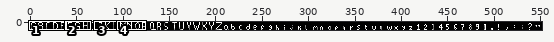
Edited in one commit: pixel-art file (aseprite/gbjam9.fnt.aseprite). The picture above shows the old version from afar; the outline marks the close-up.
Close-up. As it was:
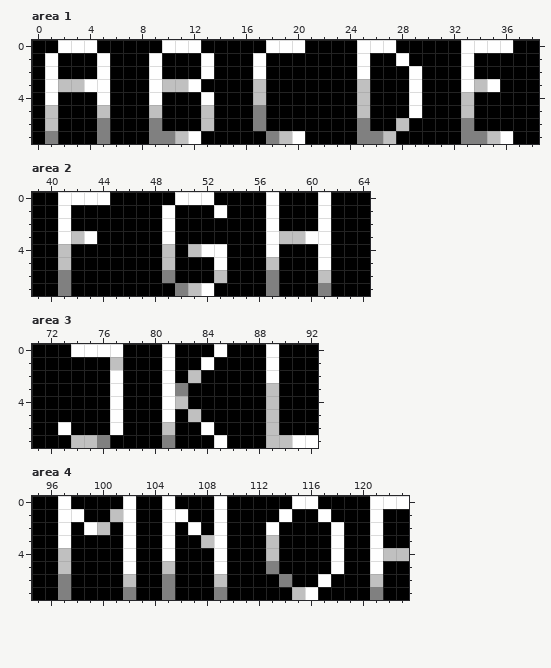
552x8 pixels, 1 frame. Shown: area 1: x 0..38, y 0..7; area 2: x 39..64, y 0..7; area 3: x 71..92, y 0..7; area 4: x 95..123, y 0..7. The commit also changed other parts of the picture, which this record leaves out.
Now the later version:
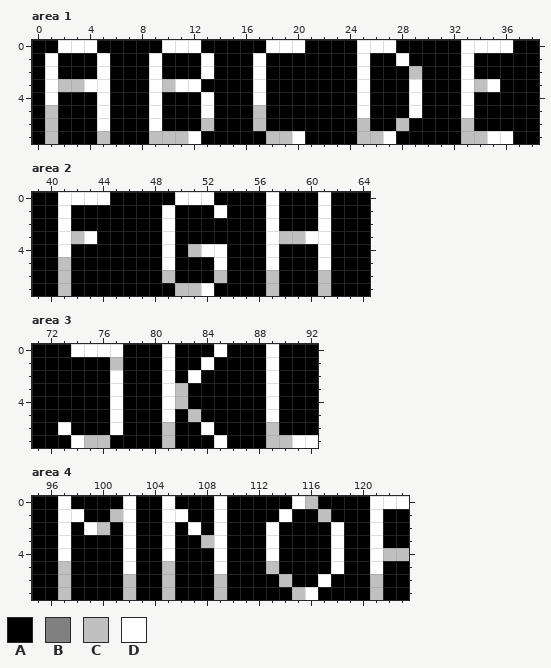
Palette (. is transparent): A #000000  B #808080  C #c0c0c0  D #ffffff
Edits made:
--- area 1, layer "Layer"
@@ x 0..38 @@
 1 ADAAADAAADAAADAAADAAAAAAADAADAAAADAAAAA
-2 ADAAADAAADAAADAAADAAAAAAADAAADAAADAAAAA
-3 ADCCDDAAADCCDAAAACAAAAAAACAAADAAADCDAAA
-4 ADAAADAAADAAADAAACAAAAAAACAAADAAACAAAAA
-5 ACAAACAAACAAACAAABAAAAAAACAAADAAACAAAAA
-6 ACAAABAAABAAACAAABAAAAAAABAACAAAABAAAAA
-7 ABAAABAAABBCDAAAAABCDAAAABBCAAAAABBCDAA
+2 ADAAADAAADAAADAAADAAAAAAADAAACAAADAAAAA
+3 ADCCDDAAADCDDAAAADAAAAAAADAAADAAADCDAAA
+4 ADAAADAAADAAADAAADAAAAAAADAAADAAADAAAAA
+5 ACAAADAAADAAADAAACAAAAAAADAAADAAADAAAAA
+6 ACAAADAAADAAACAAACAAAAAAACAACAAAACAAAAA
+7 ACAAACAAACCCDAAAAACCDAAAACCDAAAAACCDDAA
--- area 2, layer "Layer"
@@ x 39..64 @@
 3 AADCDAAAAADAAAAAAADCCDDAAA
-4 AACAAAAAAACACDDAAADAAADAAA
-5 AACAAAAAAACAAADAAACAAADAAA
-6 AABAAAAAAABAAACAAABAAACAAA
-7 AABAAAAAAAABCDAAAABAAABAAA
+4 AADAAAAAAADACDDAAADAAADAAA
+5 AACAAAAAAADAAADAAADAAADAAA
+6 AACAAAAAAACAAACAAACAAACAAA
+7 AACAAAAAAAACCDAAAACAAACAAA
--- area 3, layer "Layer"
@@ x 71..92 @@
 1 AAAAAACAAADAADAAAADAAA
-2 AAAAAADAAADACAAAAADAAA
-3 AAAAAADAAADBAAAAAACAAA
-4 AAAAAADAAADCAAAAAACAAA
-5 AAAAAADAAADACAAAAACAAA
+2 AAAAAADAAADADAAAAADAAA
+3 AAAAAADAAADCAAAAAADAAA
+4 AAAAAADAAADCAAAAAADAAA
+5 AAAAAADAAADACAAAAADAAA
 6 AADAAADAAACAADAAAACAAA
-7 AAACCBAAAABAAADAAACCDD
+7 AAADCCAAAACAAADAAACCDD
--- area 4, layer "Layer"
@@ x 95..123 @@
-0 AADAAAADAADAAADAAAAADDAAAADDD
-1 AADDAACDAADDAADAAAADAADAAADAA
+0 AADAAAADAADAAADAAAAADCAAAADDD
+1 AADDAACDAADDAADAAAADAACAAADAA
 2 AADADCADAADADADAAADAAAADAADAA
-3 AADAAAADAADAACDAAACAAAADAADAA
-4 AACAAAADAADAAADAAACAAAADAADCC
-5 AACAAAADAACAAADAAABAAAADAADAA
-6 AABAAAACAABAAACAAAABAADAAACAA
-7 AABAAAABAABAAABAAAAACDAAAABAA
+3 AADAAAADAADAACDAAADAAAADAADAA
+4 AADAAAADAADAAADAAADAAAADAADCC
+5 AACAAAADAACAAADAAACAAAADAADAA
+6 AACAAAACAACAAACAAAACAADAAACAA
+7 AACAAAACAACAAACAAAAACDAAAACAA
